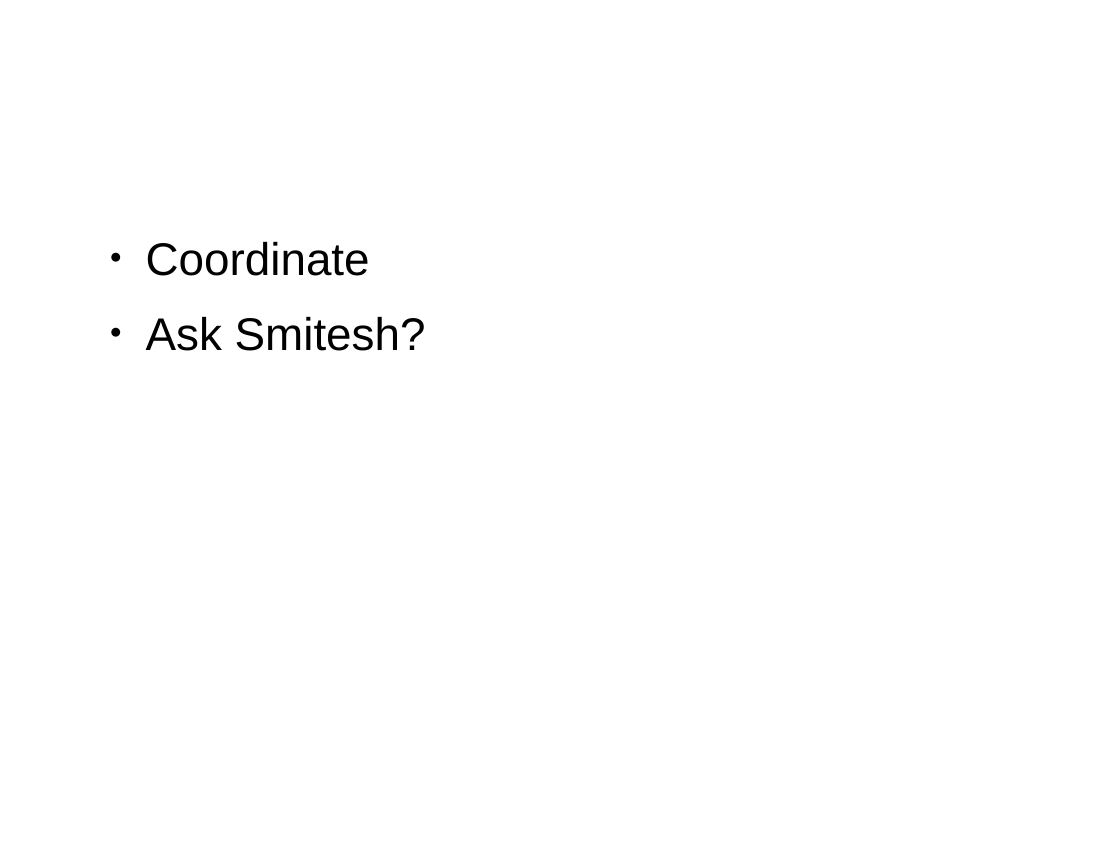
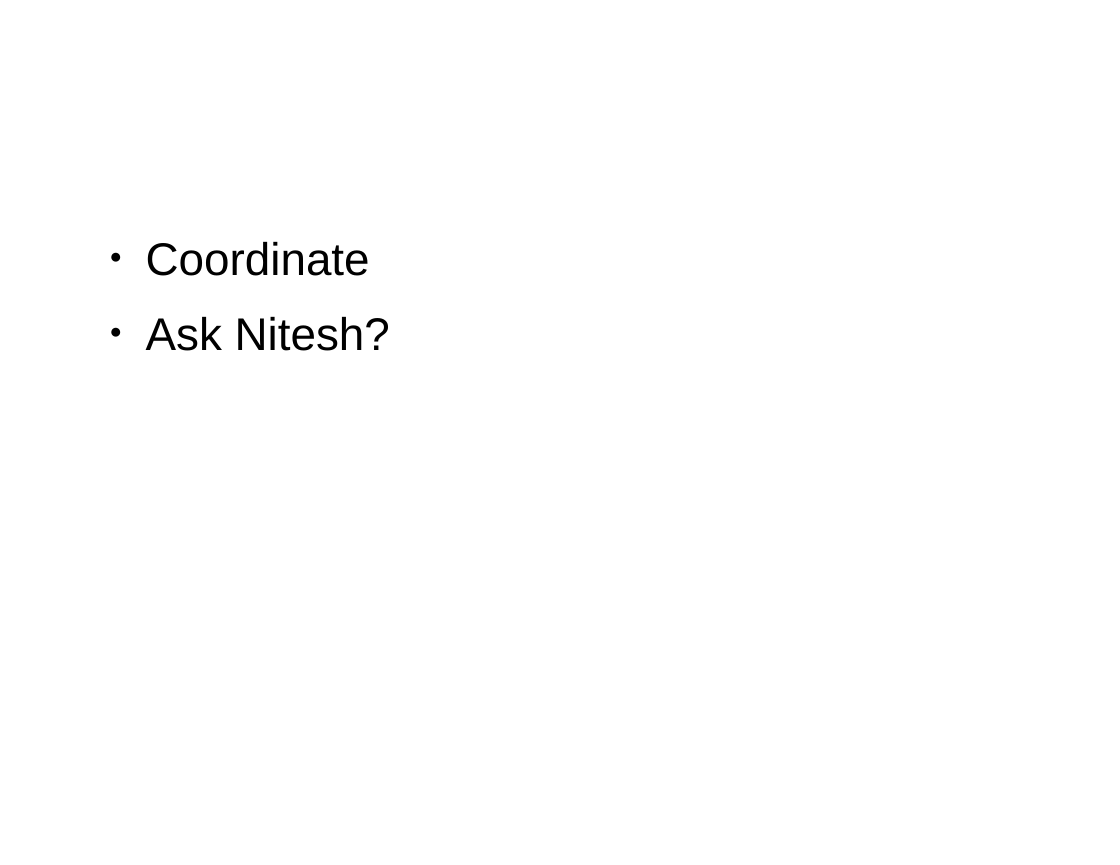
Before and after one commit to markummitchell/ai-on-the-beach, a slide deck: slide 10 of mmitchell/DataIngestPresentation.odp. Drawn at 1120x865 pixels with LibreOffice and Linux fonts; fonts in the diff are those of the drawing; background and template pictures are left out. Boxes give left, top, right and bottom in pixels: in the first picture for what was removed or moved away, otherwise in the second. Text is boxed around its words. In the diff, an @@ line names an element or a change of style, - is before the commit and + after.

```diff
--- a/mmitchell/DataIngestPresentation.odp
+++ b/mmitchell/DataIngestPresentation.odp
@@ text at bbox=[146, 316, 390, 351]: text changed @@
-● Ask Smitesh?
+● Ask Nitesh?
```
Also in this commit, not shown: 1 other file.
